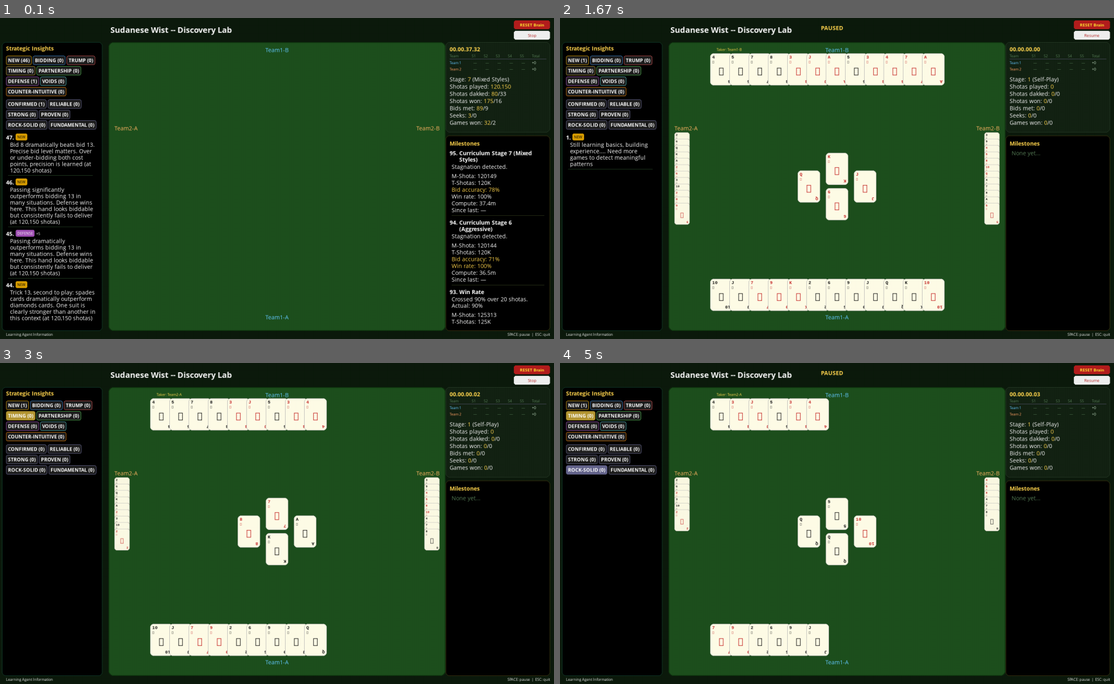
Above: before the commit, frames 1-4 (two rows, left to right).
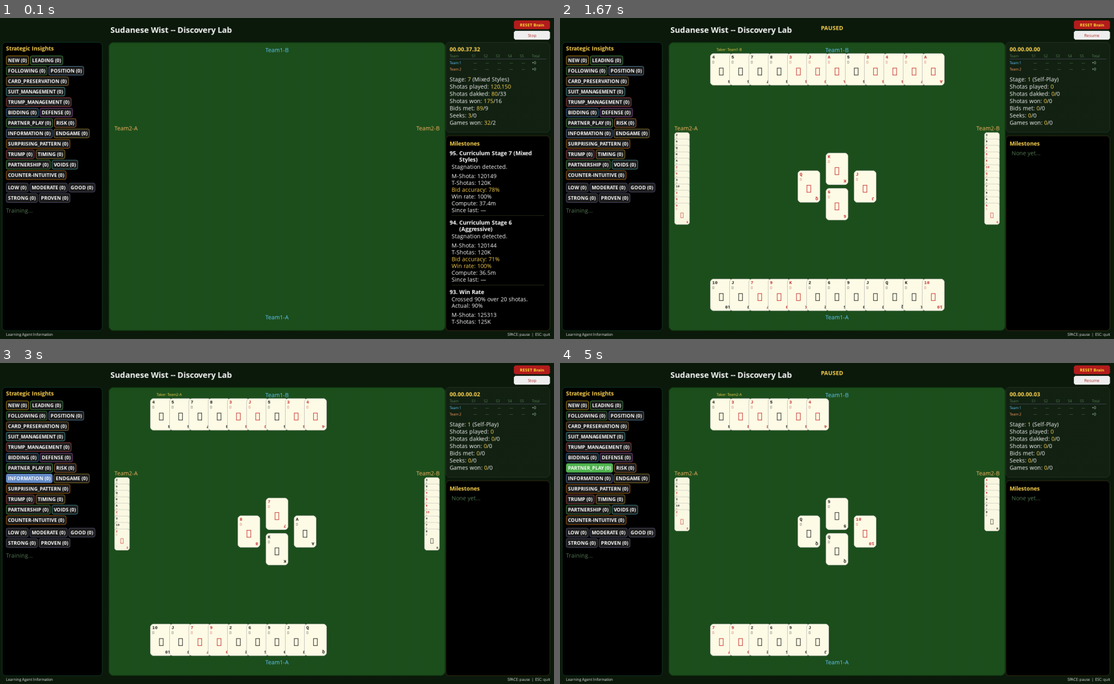
Above: after the commit, the same moments.

Repository: aamagzoub/engineering-intelligence
Game: pygame game, started from gui_wist_discovery/main.py
The game is run twice, just before and just after one commit, with the same random seed, the same clock (stepped at 60 frames per second) and the same inputs.
Inputs (mouse positions are in pixels of both pictures, inside the frame that each line leads up to):
- Up to frame 1 (0.1 s): no input
- Up to frame 2 (1.67 s): click "RESET Brain" at 0.38 s; click "Learning Agent Information" at 0.72 s; click (665, 130) at 1.05 s; tap Space at 1.33 s
- Up to frame 3 (3 s): click "Resume" at 1.72 s; click (282, 558) at 2.05 s; click (27, 414) at 2.38 s, where only the run after the commit has a clickable "FOLLOWING (0)"; click (27, 478) at 2.72 s, where only the run after the commit has a clickable "INFORMATION (0)"
- Up to frame 4 (5 s): click (981, 494) at 3.05 s; click (587, 468) at 3.38 s, where only the run after the commit has a clickable "PARTNER_PLAY (0)"; click (953, 465) at 3.72 s; click (587, 468) at 4.05 s, where only the run after the commit has a clickable "PARTNER_PLAY (0)"; click "Stop" at 4.38 s; click (587, 468) at 4.72 s, where only the run after the commit has a clickable "PARTNER_PLAY (0)"

The runs differ from the first frame. In frame 1, 6.2% of the frame differs, in the area x 1-18%, y 11-95%; in frame 2, 4.5%; in frame 3, 4.6%; in frame 4, 4.7%.

Commit message:
fix: wire GUI insights panel to new pipeline, remove old generator
The GUI was still reading insights from the old gui_wist_discovery/insights.py
which produces useless single-card observations ('6 of diamonds in trick 7').

Now reads from agents/wist_discovery/insights_cache.json which is produced by
the new insight pipeline (strategic, general, evidence-backed insights only).

Changes:
- main.py: _refresh_insights() reads insights_cache.json instead of calling
  generate_insights(). Removed old import.
- renderer.py: Updated to handle new schema fields (strategy vs text,
  confidence as 0.0-1.0 float). Added all 13 new pipeline categories
  to _CAT_COLORS. Updated confidence filter chips to percentage-based
  ranges (LOW/MODERATE/GOOD/STRONG/PROVEN). Backward compatible with
  old format entries.

Note: Insights panel will show 'Training...' until the pipeline produces
its first insights (~6000+ episodes with 3+ snapshots). This is correct —
the pipeline only promotes patterns with sufficient evidence.

Diff:
--- a/gui_wist_discovery/main.py
+++ b/gui_wist_discovery/main.py
@@ -31,7 +31,6 @@
     save_milestones, load_milestones, check_milestones,
     auto_discover, create_auto_stats,
 )
-from gui_wist_discovery.insights import generate_insights
 from gui_wist_discovery.training import (
     snapshot_brain, create_opponent, create_training_clone,
     run_background_training, STAGE_STAGNATION_THRESHOLD, STAGE_CONFIG,
@@ -602,13 +601,35 @@
     # ─── Insights ───────────────────────────────────────────────────────────────
 
     def _refresh_insights(self):
-        """Refresh cached insights if enough episodes have passed."""
+        """Refresh cached insights from the new insight pipeline output.
+
+        Reads insights_cache.json produced by the insight pipeline rather
+        than the old generate_insights() function. Falls back to empty list
+        if the file doesn't exist yet (pipeline needs ~6000 episodes to
+        produce first insights).
+        """
+        import json
+        from pathlib import Path
+
         current_ep = self.discovery.episodes_trained
         if self._bg_agent:
             current_ep = max(current_ep, self._bg_agent.episodes_trained)
+
         if current_ep - self._last_insight_episode >= 2000 or not self._cached_insights:
             old_count = len(self._cached_insights)
-            self._cached_insights = generate_insights(self.discovery)
+
+            # Read from the new pipeline's output file.
+            insights_path = Path(__file__).resolve().parent.parent / "agents" / "wist_discovery" / "insights_cache.json"
+            try:
+                with open(insights_path, "r", encoding="utf-8") as f:
+                    raw = json.load(f)
+                if isinstance(raw, list):
+                    self._cached_insights = raw
+                else:
+                    self._cached_insights = []
+            except (FileNotFoundError, json.JSONDecodeError, OSError):
+                self._cached_insights = []
+
             self._last_insight_episode = current_ep
             # If user is scrolled and new insights appeared, bump scroll to stay stable.
             new_count = len(self._cached_insights)
--- a/gui_wist_discovery/renderer.py
+++ b/gui_wist_discovery/renderer.py
@@ -524,11 +524,23 @@
     # Category colors for badges.
     _CAT_COLORS = {
         "new": (220, 160, 0),
+        "leading": (80, 180, 80),
+        "following": (60, 150, 60),
+        "position": (100, 160, 200),
+        "card_preservation": (180, 130, 50),
+        "suit_management": (80, 180, 180),
+        "trump_management": (200, 80, 80),
         "bidding": (60, 130, 200),
+        "defense": (160, 80, 180),
+        "partner_play": (80, 180, 80),
+        "risk": (200, 120, 50),
+        "information": (100, 140, 200),
+        "endgame": (180, 150, 50),
+        "surprising_pattern": (220, 120, 0),
+        # Legacy categories (backward compat).
         "trump": (200, 80, 80),
         "timing": (180, 150, 50),
         "partnership": (80, 180, 80),
-        "defense": (160, 80, 180),
         "voids": (80, 180, 180),
         "counter-intuitive": (220, 120, 0),
     }
@@ -566,12 +578,16 @@
         cat_counts = {}
         for cat in categories:
             if cat == "new":
+                # New pipeline uses boolean "new" field; old uses confidence < 5.
                 cat_counts[cat] = sum(1 for ins in all_insights
-                                      if isinstance(ins, dict) and ins.get("confidence", 1) < 5)
+                                      if isinstance(ins, dict) and (
+                                          ins.get("new", False) or
+                                          (isinstance(ins.get("confidence", 1), (int, float))
+                                           and ins.get("confidence", 1) < 5
+                                           and ins.get("confidence", 1) > 1.0)))
             else:
                 cat_counts[cat] = sum(1 for ins in all_insights
-                                      if isinstance(ins, dict) and ins.get("category") == cat
-                                      and ins.get("confidence", 1) >= 5)
+                                      if isinstance(ins, dict) and ins.get("category") == cat)
 
         for i, cat in enumerate(categories):
             color = self._CAT_COLORS[cat]
@@ -602,16 +618,15 @@
         state["_chip_rects"] = chip_rects
         y = chip_y + ch + 8
 
-        # Confidence filter — range chips (same style as category chips).
+        # Confidence filter — range chips (new pipeline uses 0.0-1.0 scale).
         # Note: "NEW" is already shown in the category chips above, so skip it here.
         conf_filter = state.get("confidence_filter", 0) or 0
         _CONF_RANGES = [
-            ("CONFIRMED", 5, 19),
-            ("RELIABLE", 20, 49),
-            ("STRONG", 50, 99),
-            ("PROVEN", 100, 499),
-            ("ROCK-SOLID", 500, 999),
-            ("FUNDAMENTAL", 1000, 999999),
+            ("LOW", 1, 30),
+            ("MODERATE", 31, 50),
+            ("GOOD", 51, 70),
+            ("STRONG", 71, 90),
+            ("PROVEN", 91, 100),
         ]
         conf_rects = {}
         conf_x = 15
@@ -619,8 +634,14 @@
         all_insights = state.get("insights", [])
 
         for label, low, high in _CONF_RANGES:
+            # Convert 0.0-1.0 confidence to 0-100 percentage for range matching.
+            def _conf_pct(ins):
+                raw = ins.get("confidence", 0)
+                if isinstance(raw, float) and raw <= 1.0:
+                    return int(raw * 100)
+                return int(raw) if raw else 0
             count = sum(1 for ins in all_insights
-                        if isinstance(ins, dict) and low <= ins.get("confidence", 1) <= high)
+                        if isinstance(ins, dict) and low <= _conf_pct(ins) <= high)
             chip_label = f"{label} ({count})"
             is_active = (conf_filter == low)
             color = (100, 100, 140)
@@ -657,20 +678,26 @@
         if active_filter:
             if active_filter == "new":
                 insights = [ins for ins in insights
-                            if (isinstance(ins, dict) and ins.get("confidence", 1) < 5)]
+                            if (isinstance(ins, dict) and ins.get("new", False))]
             else:
                 insights = [ins for ins in insights
-                            if (isinstance(ins, dict) and ins.get("category") == active_filter
-                                and ins.get("confidence", 1) >= 5)]
+                            if (isinstance(ins, dict) and ins.get("category") == active_filter)]
 
         # Filter by confidence range.
         if conf_filter:
-            # conf_filter is the low end of a range. Find the matching range.
-            _CONF_RANGE_MAP = {1: (1, 4), 5: (5, 19), 20: (20, 49), 50: (50, 99),
-                               100: (100, 499), 500: (500, 999), 1000: (1000, 999999)}
-            low, high = _CONF_RANGE_MAP.get(conf_filter, (conf_filter, 999999))
+            # conf_filter is the low end of a range (1-100 scale).
+            _CONF_RANGE_MAP = {1: (1, 30), 31: (31, 50), 51: (51, 70),
+                               71: (71, 90), 91: (91, 100)}
+            low, high = _CONF_RANGE_MAP.get(conf_filter, (conf_filter, 100))
+
+            def _get_conf_pct(ins):
+                raw = ins.get("confidence", 0)
+                if isinstance(raw, float) and raw <= 1.0:
+                    return int(raw * 100)
+                return int(raw) if raw else 0
+
             insights = [ins for ins in insights
-                        if (isinstance(ins, dict) and low <= ins.get("confidence", 1) <= high)]
+                        if (isinstance(ins, dict) and low <= _get_conf_pct(ins) <= high)]
 
         total = len(insights)
         insight_scroll = state.get("insight_scroll", 0)
@@ -692,9 +719,17 @@
                 why = ""
                 is_new = False
             else:
-                text = ins.get("text", "")
+                # Support both old schema (text, confidence as int 1-100+)
+                # and new pipeline schema (strategy, confidence as float 0-1).
+                text = ins.get("strategy", "") or ins.get("text", "")
                 category = ins.get("category", "")
-                confidence = ins.get("confidence", 1)
+                raw_conf = ins.get("confidence", 1)
+                # New pipeline uses 0.0-1.0; old uses 1-999+. Detect and adapt.
+                if isinstance(raw_conf, float) and raw_conf <= 1.0:
+                    # New schema: map 0.0-1.0 to display value (multiply by 100 for badge logic).
+                    confidence = int(raw_conf * 100)
+                else:
+                    confidence = int(raw_conf) if raw_conf else 1
                 condition = ins.get("condition", "")
                 why = ins.get("why", "")
                 is_new = ins.get("new", False)
